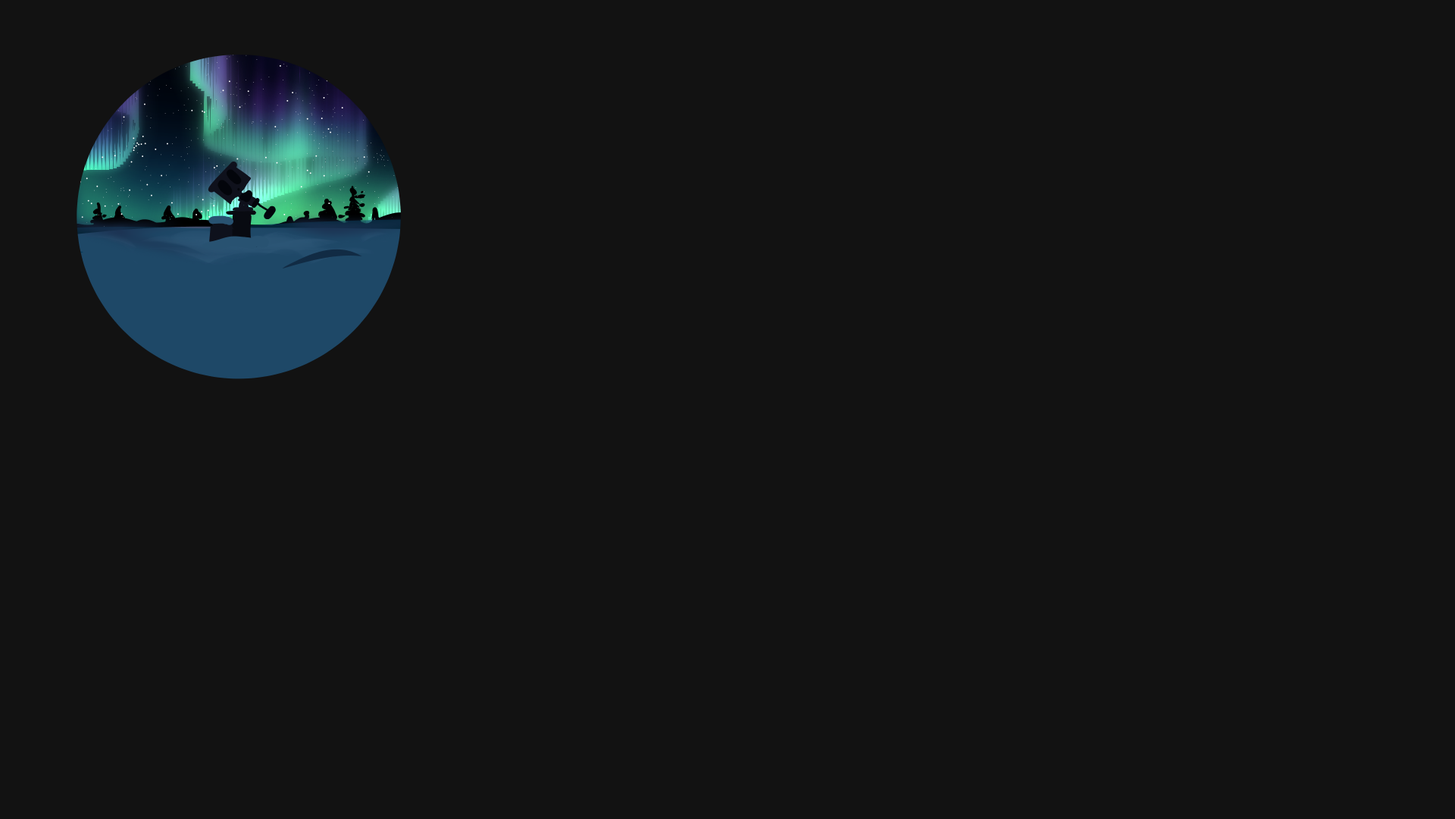
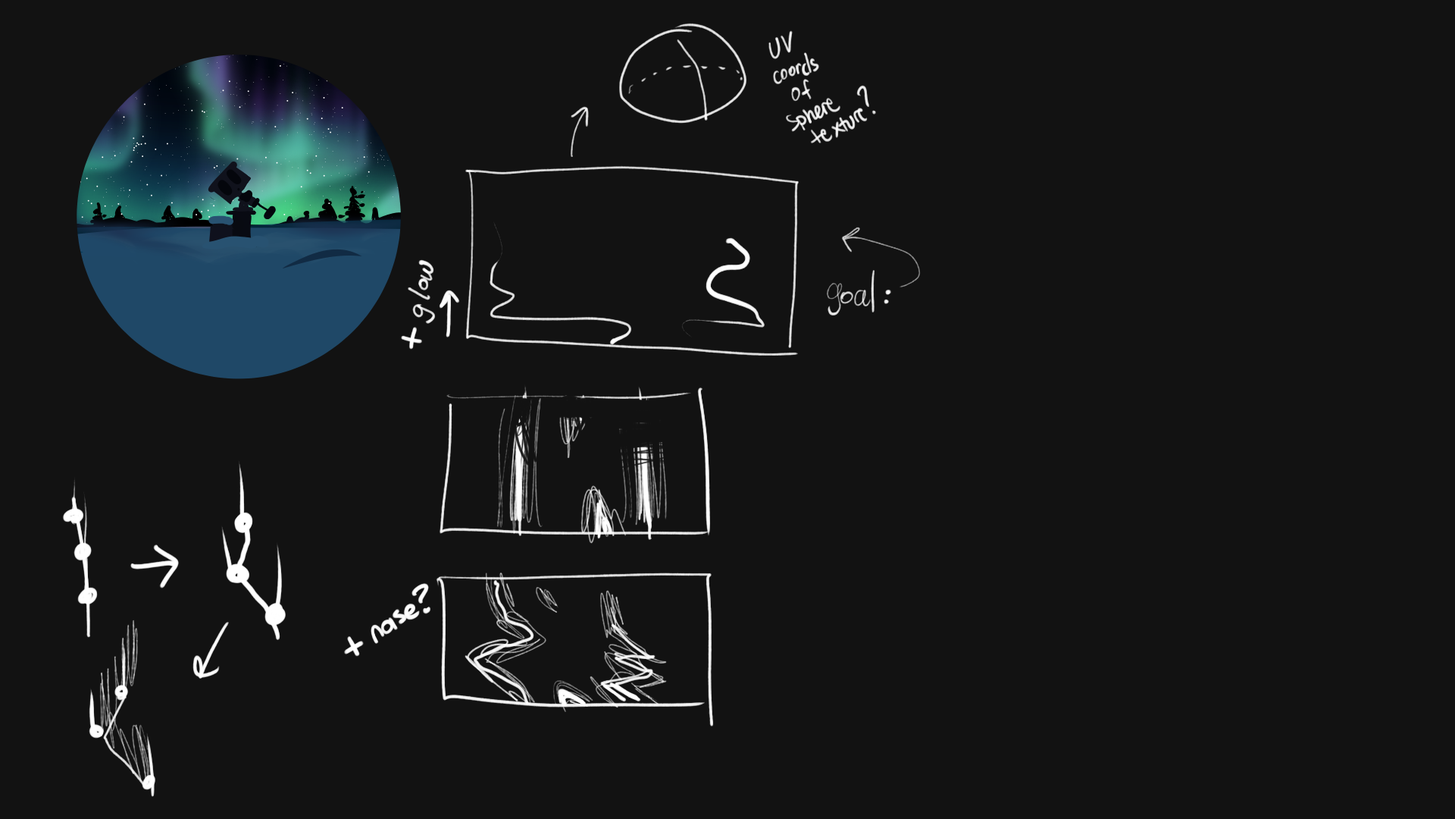
Revision of a layered 1455x819 image; what changed, layer by layer:
added layer "Layer 3" above "Layer 2" over (62, 221, 921, 797)
added layer "Layer 2" above "Layer 1" over (464, 22, 877, 356)
hid "Layer19" (2nd of 4) over (77, 54, 401, 254)
hid "Layer19" (3rd of 4) over (77, 54, 401, 254)
